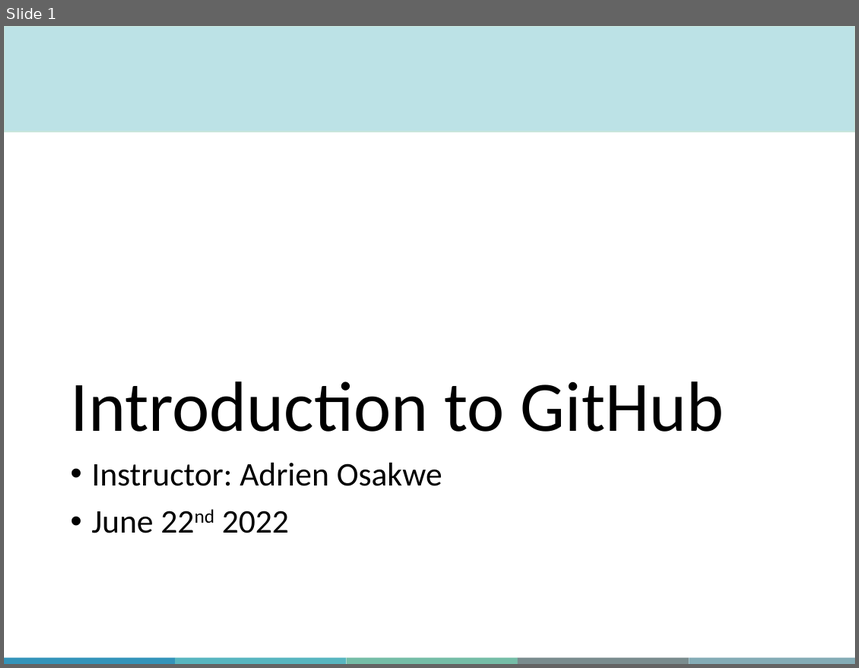
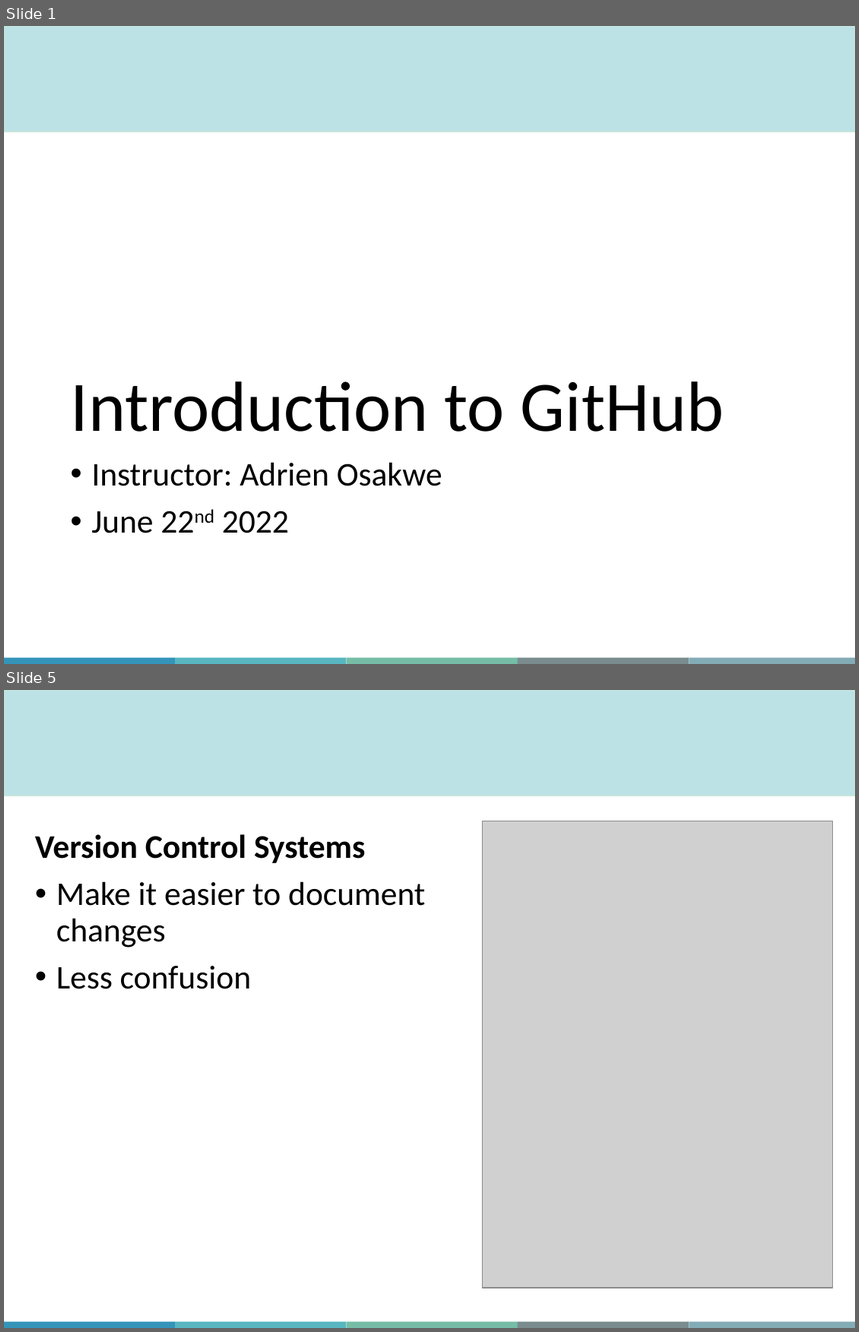
Before and after one commit to aosakwe/MiCM_IntroToGitHub, a slide deck: Slides/MiCM_GitHub_Workshop.pptx. Shown one above the other, each under a label of ours: slide 1 before the commit, slides 1 and 5 after it; the slides between them are not shown. The pictures are 859x668 and 859x1332 pixels, drawn with LibreOffice and Linux fonts; fonts in the diff are those of the drawing; grey boxes stand for pictures; background and template pictures are left out. Boxes give left, top, right and bottom in pixels: in the first picture for what was removed or moved away, otherwise in the second. Text is boxed around its words. In the diff, an @@ line names an element or a change of style, - is before the commit and + after.

```diff
--- a/Slides/MiCM_GitHub_Workshop.pptx
+++ b/Slides/MiCM_GitHub_Workshop.pptx
@@ slide 5 added at box(4, 690, 855, 1328), background #FFFFFF; not listed: 6 template elements that a slide beside it also shows @@
@@ picture added at box(482, 821, 833, 1288) @@
@@ text added at box(35, 834, 425, 989), 28 pt, text #000000 @@
+Version Control Systems
+• Make it easier to document changes
+• Less confusion
```
Also in this commit, not shown: 3 slides changed, 5 other slides added, 2 slides removed, 2 other files.
